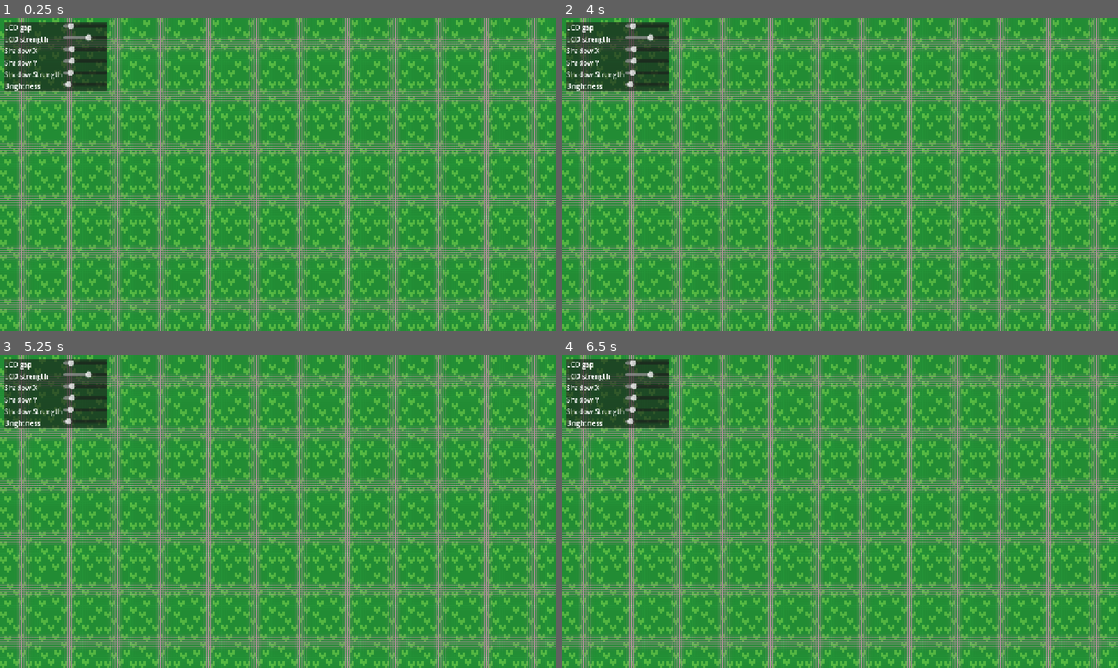
Above: before the commit, frames 1-4 (two rows, left to right).
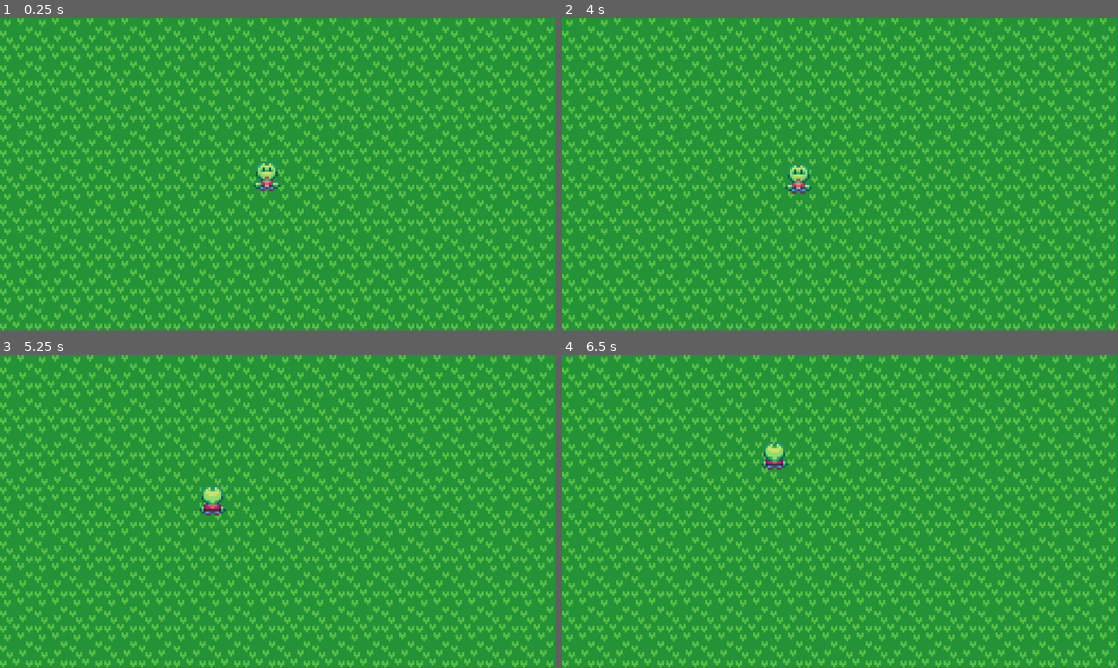
Above: after the commit, the same moments.

Repository: BrightMothGames/trans-jam-26
Game: Godot game, scene res://map.tscn
The game is run twice, just before and just after one commit, with the same random seed, the same clock (stepped at 60 frames per second) and the same inputs. Before the commit the project starts from res://game_overlay.tscn.
Inputs (mouse positions are in pixels of both pictures, inside the frame that each line leads up to):
- Up to frame 1 (0.25 s): no input
- Up to frame 2 (4 s): tap Enter at 0.5, 2.75 s; move the mouse to (962, 158) at 0.52 s; hold Z (Action, bound only after the commit) 0.53-1.28 s; tap X (Interact, bound only after the commit) at 0.8, 1.35 s; move the mouse to (728, 190) at 1.27 s; click (728, 190) at 1.55 s; tap Space at 2, 3.5 s; move the mouse to (895, 105) at 2.02 s; press the mouse at (895, 105) at 2.03 s; tap Right (MoveX+, bound only after the commit) at 2.3, 2.85 s; move the mouse to (812, 237) at 2.77 s; release the mouse at (812, 237) at 2.78 s; tap Left (MoveX-, bound only after the commit) at 3.05 s; move the mouse to (1006, 221) at 3.52 s; hold Left (MoveX-, bound only after the commit) from 3.53 s (still down); tap Down (MoveY+, bound only after the commit) at 3.8 s
- Up to frame 3 (5.25 s): tap Escape (ui_cancel) at 4.15 s; move the mouse to (111, 464) at 4.27 s; release Left (MoveX-, bound only after the commit) at 4.28 s; tap Down (MoveY+, bound only after the commit) at 4.35 s; tap Up (MoveY-, bound only after the commit) at 4.55 s; tap Enter at 5 s; move the mouse to (305, 511) at 5.02 s; hold Up (MoveY-, bound only after the commit) from 5.03 s (still down)
- Up to frame 4 (6.5 s): tap Z (Action, bound only after the commit) at 5.3, 5.85 s; move the mouse to (756, 433) at 5.77 s; release Up (MoveY-, bound only after the commit) at 5.78 s; tap X (Interact, bound only after the commit) at 6.05 s
In our replay, the window is 800x450 before the commit and 799x449 after it. These sizes can differ from the game's own. Grey fills any space a smaller window leaves; there, only what the larger window draws over its background counts as a difference.

The runs differ from the first frame. In frame 1, 29% of the frame differs, in the area x 0-100%, y 0-100%; in frame 2, 29%; in frame 3, 29%; in frame 4, 29%.

Commit message:
initial character controller

Diff:
--- /dev/null
+++ b/project/character.tscn
@@ -0,0 +1,237 @@
+[gd_scene format=3 uid="uid://ml4cnjxa2wgd"]
+
+[ext_resource type="Script" uid="uid://lpn6nbdmcei1" path="res://player/player.gd" id="1_pjt0s"]
+[ext_resource type="Texture2D" uid="uid://cpiq7bqmfqtct" path="res://player/Hero 03.png" id="2_wa5vi"]
+
+[sub_resource type="RectangleShape2D" id="RectangleShape2D_4sf3k"]
+size = Vector2(8, 8)
+
+[sub_resource type="AtlasTexture" id="AtlasTexture_wfnr8"]
+atlas = ExtResource("2_wa5vi")
+region = Rect2(0, 0, 16, 16)
+
+[sub_resource type="AtlasTexture" id="AtlasTexture_pjt0s"]
+atlas = ExtResource("2_wa5vi")
+region = Rect2(16, 0, 16, 16)
+
+[sub_resource type="AtlasTexture" id="AtlasTexture_px5sl"]
+atlas = ExtResource("2_wa5vi")
+region = Rect2(0, 16, 16, 16)
+
+[sub_resource type="AtlasTexture" id="AtlasTexture_wa5vi"]
+atlas = ExtResource("2_wa5vi")
+region = Rect2(16, 16, 16, 16)
+
+[sub_resource type="AtlasTexture" id="AtlasTexture_0qfo5"]
+atlas = ExtResource("2_wa5vi")
+region = Rect2(0, 32, 16, 16)
+
+[sub_resource type="AtlasTexture" id="AtlasTexture_1r1pa"]
+atlas = ExtResource("2_wa5vi")
+region = Rect2(16, 32, 16, 16)
+
+[sub_resource type="AtlasTexture" id="AtlasTexture_yxww1"]
+atlas = ExtResource("2_wa5vi")
+region = Rect2(0, 48, 16, 16)
+
+[sub_resource type="AtlasTexture" id="AtlasTexture_hvi53"]
+atlas = ExtResource("2_wa5vi")
+region = Rect2(16, 48, 16, 16)
+
+[sub_resource type="AtlasTexture" id="AtlasTexture_wdpcj"]
+atlas = ExtResource("2_wa5vi")
+region = Rect2(0, 64, 16, 16)
+
+[sub_resource type="AtlasTexture" id="AtlasTexture_qi5as"]
+atlas = ExtResource("2_wa5vi")
+region = Rect2(16, 64, 16, 16)
+
+[sub_resource type="AtlasTexture" id="AtlasTexture_jb3kq"]
+atlas = ExtResource("2_wa5vi")
+region = Rect2(32, 64, 16, 16)
+
+[sub_resource type="AtlasTexture" id="AtlasTexture_c1b4b"]
+atlas = ExtResource("2_wa5vi")
+region = Rect2(48, 64, 16, 16)
+
+[sub_resource type="AtlasTexture" id="AtlasTexture_7tnxx"]
+atlas = ExtResource("2_wa5vi")
+region = Rect2(0, 80, 16, 16)
+
+[sub_resource type="AtlasTexture" id="AtlasTexture_bwfjh"]
+atlas = ExtResource("2_wa5vi")
+region = Rect2(16, 80, 16, 16)
+
+[sub_resource type="AtlasTexture" id="AtlasTexture_x1sy7"]
+atlas = ExtResource("2_wa5vi")
+region = Rect2(32, 80, 16, 16)
+
+[sub_resource type="AtlasTexture" id="AtlasTexture_sm1rv"]
+atlas = ExtResource("2_wa5vi")
+region = Rect2(48, 80, 16, 16)
+
+[sub_resource type="AtlasTexture" id="AtlasTexture_jx0ln"]
+atlas = ExtResource("2_wa5vi")
+region = Rect2(0, 96, 16, 16)
+
+[sub_resource type="AtlasTexture" id="AtlasTexture_lpiy1"]
+atlas = ExtResource("2_wa5vi")
+region = Rect2(16, 96, 16, 16)
+
+[sub_resource type="AtlasTexture" id="AtlasTexture_88tkl"]
+atlas = ExtResource("2_wa5vi")
+region = Rect2(32, 96, 16, 16)
+
+[sub_resource type="AtlasTexture" id="AtlasTexture_y0ipg"]
+atlas = ExtResource("2_wa5vi")
+region = Rect2(48, 96, 16, 16)
+
+[sub_resource type="AtlasTexture" id="AtlasTexture_kjduu"]
+atlas = ExtResource("2_wa5vi")
+region = Rect2(0, 112, 16, 16)
+
+[sub_resource type="AtlasTexture" id="AtlasTexture_3d8aq"]
+atlas = ExtResource("2_wa5vi")
+region = Rect2(16, 112, 16, 16)
+
+[sub_resource type="AtlasTexture" id="AtlasTexture_8i6g0"]
+atlas = ExtResource("2_wa5vi")
+region = Rect2(32, 112, 16, 16)
+
+[sub_resource type="AtlasTexture" id="AtlasTexture_r5wlx"]
+atlas = ExtResource("2_wa5vi")
+region = Rect2(48, 112, 16, 16)
+
+[sub_resource type="SpriteFrames" id="SpriteFrames_4sf3k"]
+animations = [{
+"frames": [{
+"duration": 1.0,
+"texture": SubResource("AtlasTexture_wfnr8")
+}, {
+"duration": 1.0,
+"texture": SubResource("AtlasTexture_pjt0s")
+}],
+"loop": 1,
+"name": &"idle_down",
+"speed": 2.0
+}, {
+"frames": [{
+"duration": 1.0,
+"texture": SubResource("AtlasTexture_px5sl")
+}, {
+"duration": 1.0,
+"texture": SubResource("AtlasTexture_wa5vi")
+}],
+"loop": 1,
+"name": &"idle_left",
+"speed": 2.0
+}, {
+"frames": [{
+"duration": 1.0,
+"texture": SubResource("AtlasTexture_0qfo5")
+}, {
+"duration": 1.0,
+"texture": SubResource("AtlasTexture_1r1pa")
+}],
+"loop": 1,
+"name": &"idle_right",
+"speed": 2.0
+}, {
+"frames": [{
+"duration": 1.0,
+"texture": SubResource("AtlasTexture_yxww1")
+}, {
+"duration": 1.0,
+"texture": SubResource("AtlasTexture_hvi53")
+}],
+"loop": 1,
+"name": &"idle_up",
+"speed": 2.0
+}, {
+"frames": [],
+"loop": 1,
+"name": &"jump",
+"speed": 5.0
+}, {
+"frames": [{
+"duration": 1.0,
+"texture": SubResource("AtlasTexture_wdpcj")
+}, {
+"duration": 1.0,
+"texture": SubResource("AtlasTexture_qi5as")
+}, {
+"duration": 1.0,
+"texture": SubResource("AtlasTexture_jb3kq")
+}, {
+"duration": 1.0,
+"texture": SubResource("AtlasTexture_c1b4b")
+}],
+"loop": 1,
+"name": &"walk_down",
+"speed": 7.0
+}, {
+"frames": [{
+"duration": 1.0,
+"texture": SubResource("AtlasTexture_7tnxx")
+}, {
+"duration": 1.0,
+"texture": SubResource("AtlasTexture_bwfjh")
+}, {
+"duration": 1.0,
+"texture": SubResource("AtlasTexture_x1sy7")
+}, {
+"duration": 1.0,
+"texture": SubResource("AtlasTexture_sm1rv")
+}],
+"loop": 1,
+"name": &"walk_left",
+"speed": 7.0
+}, {
+"frames": [{
+"duration": 1.0,
+"texture": SubResource("AtlasTexture_jx0ln")
+}, {
+"duration": 1.0,
+"texture": SubResource("AtlasTexture_lpiy1")
+}, {
+"duration": 1.0,
+"texture": SubResource("AtlasTexture_88tkl")
+}, {
+"duration": 1.0,
+"texture": SubResource("AtlasTexture_y0ipg")
+}],
+"loop": 1,
+"name": &"walk_right",
+"speed": 7.0
+}, {
+"frames": [{
+"duration": 1.0,
+"texture": SubResource("AtlasTexture_kjduu")
+}, {
+"duration": 1.0,
+"texture": SubResource("AtlasTexture_3d8aq")
+}, {
+"duration": 1.0,
+"texture": SubResource("AtlasTexture_8i6g0")
+}, {
+"duration": 1.0,
+"texture": SubResource("AtlasTexture_r5wlx")
+}],
+"loop": 1,
+"name": &"walk_up",
+"speed": 7.0
+}]
+
+[node name="character_body_2d" type="CharacterBody2D" unique_id=1788209665]
+script = ExtResource("1_pjt0s")
+speed = 15.0
+
+[node name="collision_shape_2d" type="CollisionShape2D" parent="." unique_id=1768709836]
+shape = SubResource("RectangleShape2D_4sf3k")
+
+[node name="animated_sprite_2d" type="AnimatedSprite2D" parent="." unique_id=1396144543]
+texture_filter = 1
+position = Vector2(0, -3)
+sprite_frames = SubResource("SpriteFrames_4sf3k")
+animation = &"idle_up"
+frame_progress = 0.12557586
--- a/project/game_overlay.tscn
+++ b/project/game_overlay.tscn
@@ -27,7 +27,9 @@
 script = ExtResource("2_a4b8y")
 
 [node name="sub_viewport" type="SubViewport" parent="." unique_id=1350890041]
+handle_input_locally = false
 size = Vector2i(256, 144)
+render_target_update_mode = 4
 
 [node name="node_2d" parent="sub_viewport" unique_id=27854237 instance=ExtResource("1_d6a45")]
 
--- a/project/map.tscn
+++ b/project/map.tscn
@@ -1,6 +1,7 @@
 [gd_scene format=4 uid="uid://d0unbw5gggp58"]
 
 [ext_resource type="Texture2D" uid="uid://b87c86v87m6n7" path="res://tilemaps/vibrance.png" id="1_c7s6e"]
+[ext_resource type="PackedScene" uid="uid://ml4cnjxa2wgd" path="res://character.tscn" id="2_wijl4"]
 
 [sub_resource type="TileMapPattern" id="TileMapPattern_wijl4"]
 tile_data = PackedInt32Array(0, 196608, 5, 65536, 327680, 5, 1, 262144, 5, 65537, 393216, 5)
@@ -82,3 +83,7 @@
 texture_filter = 1
 tile_map_data = PackedByteArray("AAAAAAAAAAADAAUAAAAAAAEAAAAFAAUAAAABAAAAAAAEAAUAAAABAAEAAAAGAAUAAAACAAAAAAADAAUAAAACAA …(9136 unchanged characters)…
 tile_set = SubResource("TileSet_2mblq")
+
+[node name="character_body_2d" parent="." unique_id=1788209665 instance=ExtResource("2_wijl4")]
+position = Vector2(123, 72)
+friction = 0.4
--- /dev/null
+++ b/project/player/player.gd
@@ -0,0 +1,66 @@
+extends CharacterBody2D
+
+@export var speed: float = 20.
+@export var friction: float = 1.
+
+@onready var sprite: AnimatedSprite2D = $animated_sprite_2d
+
+var last_move_direction: Vector2 = Vector2.DOWN
+var moving: bool = false
+
+func _ready() -> void:
+	InputManager.connect("left_pressed", _on_left_pressed)
+	InputManager.connect("right_pressed", _on_right_pressed)
+	InputManager.connect("up_pressed", _on_up_pressed)
+	InputManager.connect("down_pressed", _on_down_pressed)
+
+func _physics_process(delta: float) -> void:
+	# apply input, scaled by delta and speed
+	velocity = InputManager.joyL.normalized() * delta * speed * 150. # magic number to make speed value less extreme
+
+	#apply velocity using built in method
+	move_and_slide()
+
+func _process(_delta: float) -> void:
+	# detect if input is being pressed
+	moving = true if InputManager.joyL.length() > .1 else false
+
+	match last_move_direction:
+		Vector2.UP:
+			if moving:
+				sprite.play("walk_up")
+			else:
+				sprite.play("idle_up")
+		Vector2.RIGHT:
+			if moving:
+				sprite.play("walk_right")
+			else:
+				sprite.play("idle_right")
+		Vector2.DOWN:
+			if moving:
+				sprite.play("walk_down")
+			else:
+				sprite.play("idle_down")
+		Vector2.LEFT:
+			if moving:
+				sprite.play("walk_left")
+			else:
+				sprite.play("idle_left")
+
+	# snap sprite to the nearest pixel
+	var offset: Vector2 = Vector2.ZERO
+	offset.x = (position.x as int - position.x)
+	offset.y = (position.y as int - position.y)
+	sprite.position = offset
+
+func _on_left_pressed() -> void:
+	last_move_direction = Vector2.LEFT
+
+func _on_right_pressed() -> void:
+	last_move_direction = Vector2.RIGHT
+
+func _on_up_pressed() -> void:
+	last_move_direction = Vector2.DOWN
+
+func _on_down_pressed() -> void:
+	last_move_direction = Vector2.UP
--- a/project/project.godot
+++ b/project/project.godot
@@ -11,16 +11,23 @@
 [application]
 
 config/name="trans-jam-26"
-run/main_scene="uid://dndkpoo2di117"
+run/main_scene="uid://d0unbw5gggp58"
 config/features=PackedStringArray("4.7", "GL Compatibility")
 config/icon="res://icon.svg"
 
+[autoload]
+
+InputManager="*uid://cq0nbm8o3512n"
+
 [display]
 
-window/size/viewport_width=1280
-window/size/viewport_height=720
+window/size/viewport_width=256
+window/size/viewport_height=144
 window/size/sharp_corners=true
+window/size/window_width_override=1280
+window/size/window_height_override=720
 window/stretch/mode="canvas_items"
+window/stretch/scale_mode="integer"
 
 [editor]
 
@@ -31,6 +38,44 @@
 
 enabled=PackedStringArray("res://addons/aseprite_spritesheet_importer/plugin.cfg")
 
+[input]
+
+Action={
+"deadzone": 0.2,
+"events": [Object(InputEventKey,"resource_local_to_scene":false,"resource_name":"","device":-1,"window_id":0,"alt_pressed":false,"shift_pressed":false,"ctrl_pressed":false,"meta_pressed":false,"pressed":false,"keycode":0,"physical_keycode":90,"key_label":0,"unicode":122,"location":0,"echo":false,"script":null)
+]
+}
+Interact={
+"deadzone": 0.2,
+"events": [Object(InputEventKey,"resource_local_to_scene":false,"resource_name":"","device":-1,"window_id":0,"alt_pressed":false,"shift_pressed":false,"ctrl_pressed":false,"meta_pressed":false,"pressed":false,"keycode":0,"physical_keycode":88,"key_label":0,"unicode":120,"location":0,"echo":false,"script":null)
+]
+}
+MoveX+={
+"deadzone": 0.2,
+"events": [Object(InputEventKey,"resource_local_to_scene":false,"resource_name":"","device":-1,"window_id":0,"alt_pressed":false,"shift_pressed":false,"ctrl_pressed":false,"meta_pressed":false,"pressed":false,"keycode":0,"physical_keycode":4194321,"key_label":0,"unicode":0,"location":0,"echo":false,"script":null)
+]
+}
+MoveX-={
+"deadzone": 0.2,
+"events": [Object(InputEventKey,"resource_local_to_scene":false,"resource_name":"","device":-1,"window_id":0,"alt_pressed":false,"shift_pressed":false,"ctrl_pressed":false,"meta_pressed":false,"pressed":false,"keycode":0,"physical_keycode":4194319,"key_label":0,"unicode":0,"location":0,"echo":false,"script":null)
+]
+}
+MoveY+={
+"deadzone": 0.2,
+"events": [Object(InputEventKey,"resource_local_to_scene":false,"resource_name":"","device":-1,"window_id":0,"alt_pressed":false,"shift_pressed":false,"ctrl_pressed":false,"meta_pressed":false,"pressed":false,"keycode":0,"physical_keycode":4194322,"key_label":0,"unicode":0,"location":0,"echo":false,"script":null)
+]
+}
+MoveY-={
+"deadzone": 0.2,
+"events": [Object(InputEventKey,"resource_local_to_scene":false,"resource_name":"","device":-1,"window_id":0,"alt_pressed":false,"shift_pressed":false,"ctrl_pressed":false,"meta_pressed":false,"pressed":false,"keycode":0,"physical_keycode":4194320,"key_label":0,"unicode":0,"location":0,"echo":false,"script":null)
+]
+}
+LMB={
+"deadzone": 0.2,
+"events": [Object(InputEventMouseButton,"resource_local_to_scene":false,"resource_name":"","device":-1,"window_id":0,"alt_pressed":false,"shift_pressed":false,"ctrl_pressed":false,"meta_pressed":false,"button_mask":0,"position":Vector2(0, 0),"global_position":Vector2(0, 0),"factor":1.0,"button_index":1,"canceled":false,"pressed":false,"double_click":false,"script":null)
+]
+}
+
 [physics]
 
 3d/physics_engine="Jolt Physics"
--- /dev/null
+++ b/project/singletons/InputManager.gd
@@ -0,0 +1,63 @@
+extends Node
+
+var joyLX = 0
+var joyLY = 0
+#var joyRX = 0
+#var joyRY = 0
+
+var joyL = Vector2.ZERO
+#var joyR = Vector2.ZERO
+
+var action:bool
+var interact:bool
+
+func _ready() -> void:
+	#Input.set_mouse_mode(Input.MOUSE_MODE_CAPTURED)
+	#get_window().current_screen = 1
+	#get_window().mode = Window.MODE_FULLSCREEN
+	pass
+
+signal action_pressed
+signal interact_pressed
+
+signal up_pressed
+signal down_pressed
+signal left_pressed
+signal right_pressed
+
+func _input(event) -> void:
+	if event.is_action_pressed("LMB") and Input.mouse_mode == Input.MOUSE_MODE_VISIBLE:
+		Input.set_mouse_mode(Input.MOUSE_MODE_CAPTURED)
+
+func _process(_delta) -> void:
+	action = Input.is_action_pressed("Action")
+	if Input.is_action_just_pressed("Action"):
+		action_pressed.emit()
+
+	interact = Input.is_action_pressed("Interact")
+	if Input.is_action_just_pressed("Interact"):
+		interact_pressed.emit()
+
+
+	joyLX = Input.get_action_strength("MoveX+") - Input.get_action_strength("MoveX-")
+	joyLY = Input.get_action_strength("MoveY+") - Input.get_action_strength("MoveY-")
+	if Input.is_action_just_pressed("MoveX+"):
+		right_pressed.emit()
+	if Input.is_action_just_pressed("MoveX-"):
+		left_pressed.emit()
+	if Input.is_action_just_pressed("MoveY+"):
+		up_pressed.emit()
+	if Input.is_action_just_pressed("MoveY-"):
+		down_pressed.emit()
+
+	#joyRX = Input.get_action_strength("LookX+") - Input.get_action_strength("LookX-")
+	#joyRY = Input.get_action_strength("LookY+") - Input.get_action_strength("LookY-")
+
+	joyL = Vector2(joyLX,joyLY)
+	#joyR = Vector2(joyRX,joyRY)
+
+	if Input.is_action_just_released("ui_cancel"):
+		if Input.mouse_mode == Input.MOUSE_MODE_CAPTURED:
+			Input.set_mouse_mode(Input.MOUSE_MODE_VISIBLE)
+		else:
+			get_tree().quit()
Binary file added: project/player/Hero 03.png
Not shown, added: project/player/Hero 03.png.import
Not shown, added: project/player/player.gd.uid
Not shown, added: project/singletons/InputManager.gd.uid
